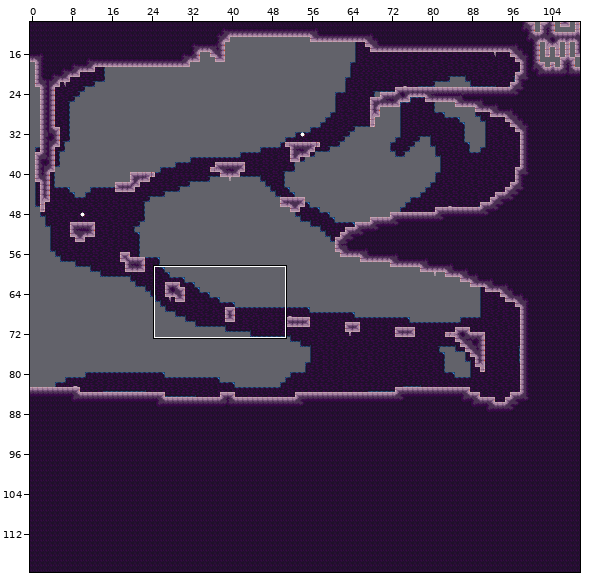
One commit to this Tiled map: mapping_tools/tilemaps/intro7.tmx. The first picture is a wide view before the edit; the outline marks the close-up.
Close-up. Before the commit:
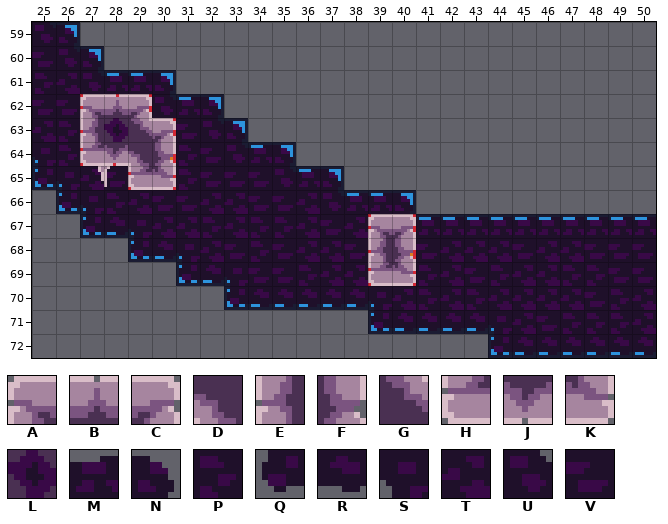
Cells are 8x8 px. Shown: x 25..50, y 59..72. The commit also changed other parts of the map, which this record leaves out.
Key: from "stone": A 0, B 1, C 2, D 4, E 13, F 15, G 16, H 26, J 27, K 28, L 46; from "stone_bg_decal": M 1, N 2, P 14, Q 26, R 27, S 40, T 41, U 52, V 54.
_ is an empty cell, # one hidden under a higher layer.
Layers that did not change in this view are not listed.
Layer "bg" before, first column x 25:
59 UN________________________
60 VUN_______________________
61 PTUMMN____________________
62 VV###UMN__________________
63 TP####VUN_________________
64 SP####PVUMN_______________
65 QSTV##PVVVUMN_____________
66 _QSPTVVTTVVTUMMN__________
67 __QRSTTPTPPTVT##MMMMMMMMMM
68 ____QRSTVPVTTV##VTTTVTTVVV
69 ______QRSVVPTT##PTVPTTPPVV
70 ________QRRRRRSTPTPTTTTVPT
71 ______________QRRRRSTVPPPT
72 ___________________QRRRRRR
Layer "map" before, first column x 25:
59 __________________________
60 __________________________
61 __________________________
62 __ABC_____________________
63 __ELGC____________________
64 __HJDF____________________
65 ____HK____________________
66 __________________________
67 ______________AC__________
68 ______________EF__________
69 ______________HK__________
70 __________________________
71 __________________________
72 __________________________
New version:
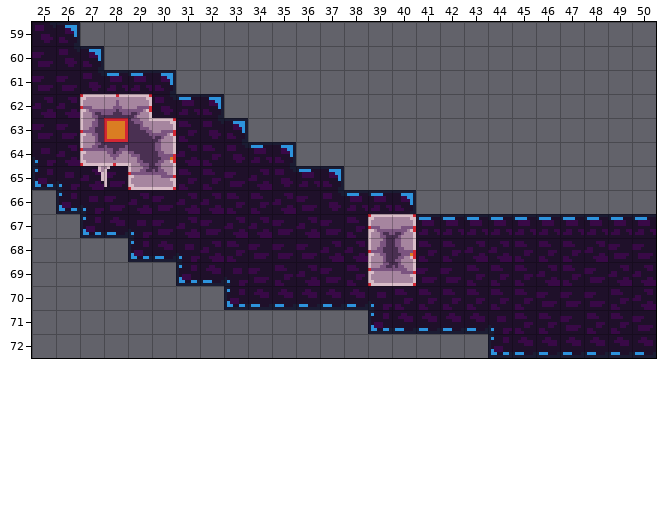
Edits made:
Layer "bg":
Tile T gives way to tile P in row 66 at x 33; in row 67 at x 38; in row 68 at x 42 and 46 to 47; in row 69 at x 38 and 45; in row 70 at x 40, 42 and 44 to 45; in row 71 at x 45.
Tile V gives way to tile P in row 63 at x 31; in rows 64 to 65 at x 32; in row 66 at x 34; in row 68 at x 33, 41 and 45; in row 69 at x 35 and 43; in row 71 at x 46.
Tile P gives way to tile T in row 64 at x 26 and 31; in row 67 at x 34; in row 69 at x 36.
Tile V gives way to tile T in row 62 at x 25 to 26; in row 65 at x 34; in row 66 at x 31 and 35; in row 68 at x 38 and 48; in row 69 at x 49 to 50.
Tile P gives way to tile V in row 61 at x 25; in row 63 at x 26; in row 66 at x 28; in row 67 at x 32 and 35; in row 68 at x 34; in row 69 at x 41 and 48.
Tile P gives way to tile V in row 71 at x 47.
Tile T gives way to tile V in row 61 at x 26; in row 63 at x 25; in row 66 at x 36; in row 67 at x 30; in row 68 at x 36; in row 69 at x 37 and 42.
Tile T gives way to tile V in row 70 at x 46 to 47; in row 71 at x 50.
Layer "map":
The author cleared tile L in row 63 at x 28.
Pixel boxes of the changes (left, top, right, bottom) in both close-ups:
changed: (32, 73, 80, 166)
removed: (104, 118, 128, 142)
changed: (152, 121, 368, 286)
changed: (104, 193, 125, 214)
changed: (392, 241, 656, 334)
